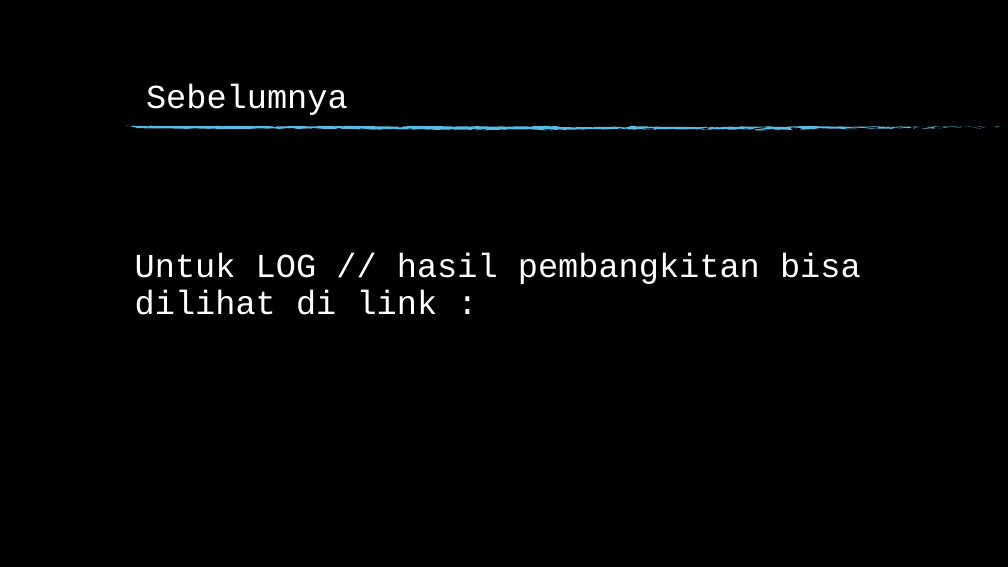
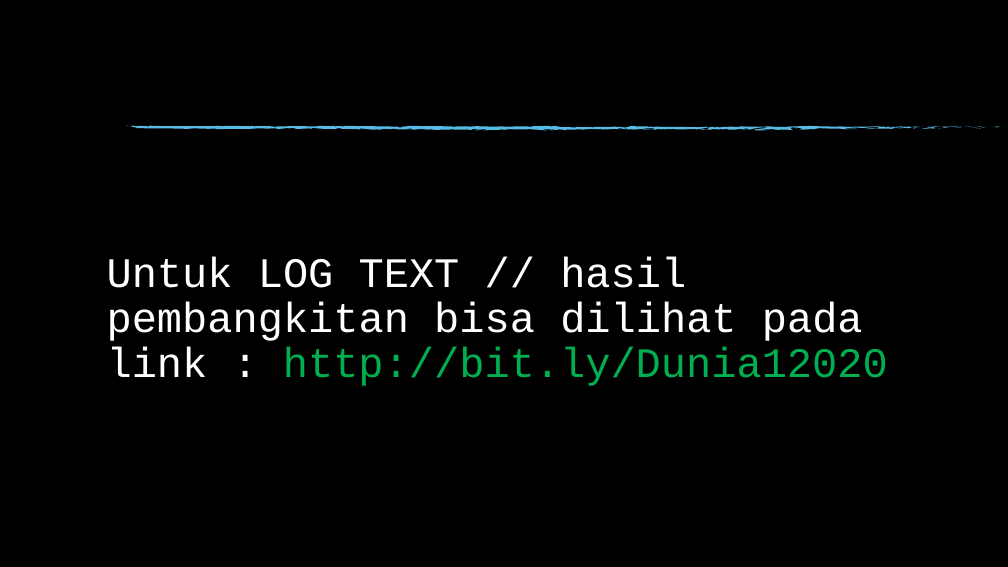
Before and after one commit to yogithesymbian/doc-pembangkitan-kunci-private-pada-enkrip-rsa-menggunakan-informasi-device, a slide deck: slide 27 of new/Final Tugas Akhir 17615006/PPT/Pembangkitan Kunci Untuk Penentuan Konstanta P dan Q.pptx (slide 14 before the commit). Drawn at 1008x567 pixels with LibreOffice and Linux fonts; fonts in the diff are those of the drawing; background and template pictures are left out. Boxes give left, top, right and bottom in pixels: in the first picture for what was removed or moved away, otherwise in the second. Text is boxed around its words. In the diff, an @@ line names an element or a change of style, - is before the commit and + after.

```diff
--- a/new/Final Tugas Akhir 17615006/PPT/Pembangkitan Kunci Untuk Penentuan Konstanta P dan Q.pptx
+++ b/new/Final Tugas Akhir 17615006/PPT/Pembangkitan Kunci Untuk Penentuan Konstanta P dan Q.pptx
@@ text removed at [146, 84, 348, 115] @@
-Sebelumnya
@@ title at [107, 256, 888, 386]: text changed; size 32 to 40 pt @@
-Untuk LOG // hasil pembangkitan bisa dilihat di link :
+Untuk LOG TEXT // hasil pembangkitan bisa dilihat pada link : http://bit.ly/Dunia12020
```
Also in this commit, not shown: 1 other slide changed, 2 slides added, 7 other files.
